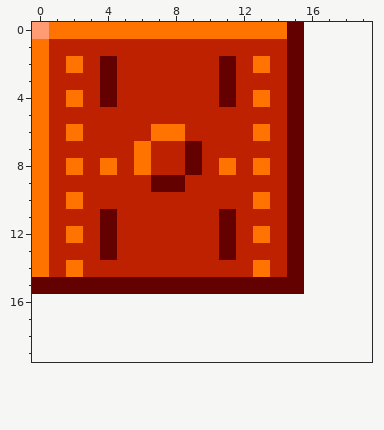
File history of a pixel-art sprite, resources/mapa_nivel_6/bloque_grande.png. Above is the file before it was changed.
The file is 16x16 pixels. Pixels under 10% opacity are left out. The old version is drawn lined up with the new one, on the new canvas.
The result:
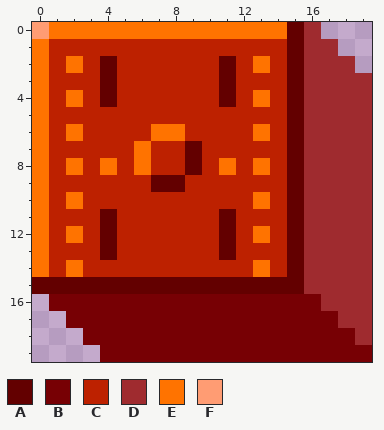
Palette (. is transparent): A #630000  B #770004  C #bd2100  D #9f2b2f  E #ff7300  F #ff9c73
The author wrote: bloques con sombras
From old to new:
canvas 16x16 -> 20x20
There is now colour B in row 16 at x 1 to 16; in row 17 at x 2 to 17; in row 18 at x 3 to 18; in row 19 at x 4 to 19.
There is now colour D in row 0 at x 16; in row 1 at x 16 to 17; in row 2 at x 16 to 18; in rows 3 to 15 at x 16 to 19; in row 16 at x 17 to 19; in row 17 at x 18 to 19.
There is now colour D in row 18 at x 19.
Boxes around the changes in both pictures, in picture pixels (x1, y1, x2, y2):
added: (49, 22, 372, 362)
